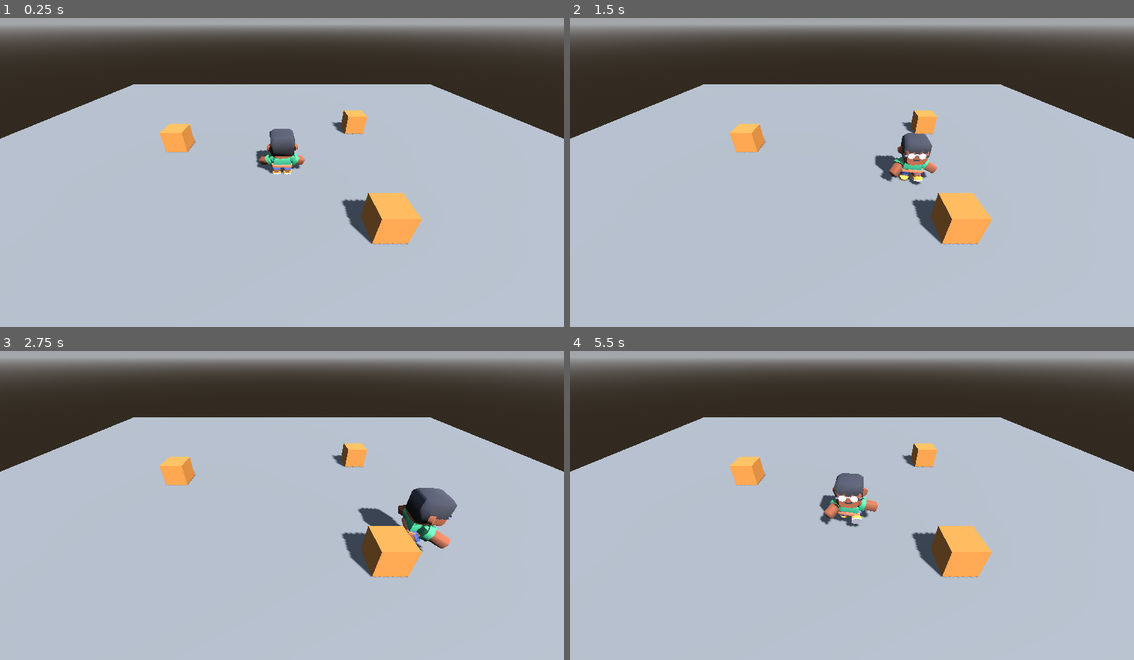
Above: before the commit, frames 1-4 (two rows, left to right).
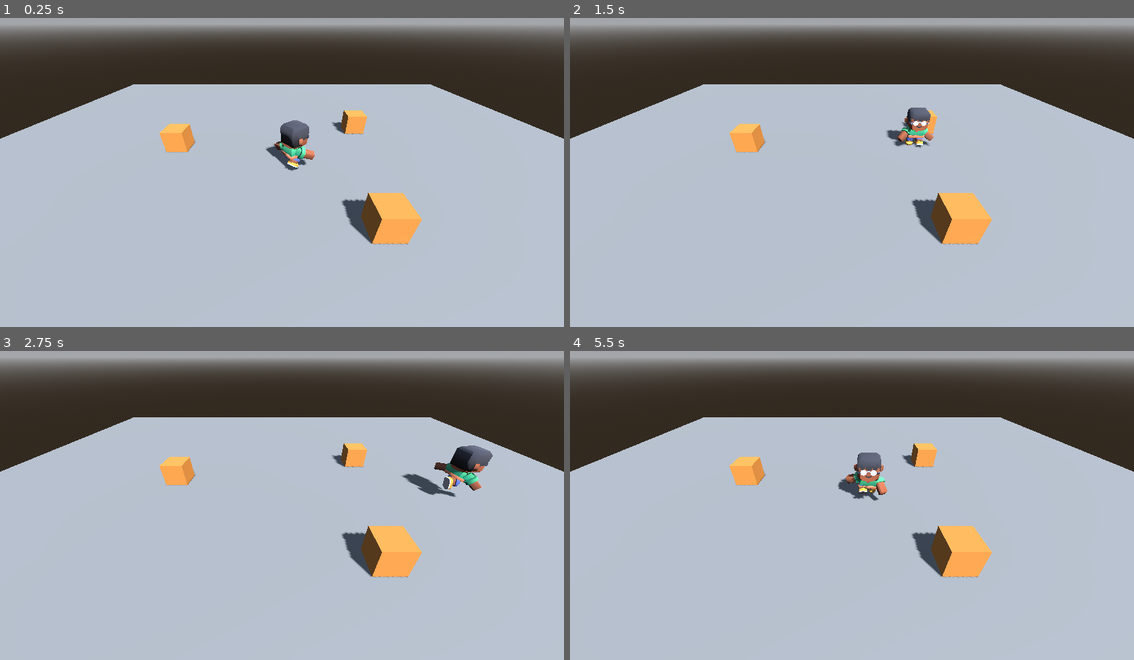
Above: after the commit, the same moments.

Repository: JuanfeR4m/InThePolice
Game: Godot game, scene res://main.tscn
Same seed, same stepped clock (60 frames per second), same inputs: the game is played once before the commit and once after it.
Inputs:
- Up to frame 1 (0.25 s): no input
- Up to frame 2 (1.5 s): hold D (move_right) 0.53-1.28 s; hold Shift (correr, bound only after the commit) 0.53-1.28 s; hold S (move_down) from 1.28 s (still down); tap Shift (correr, bound only after the commit) at 1.35 s
- Up to frame 3 (2.75 s): release S (move_down) at 2.03 s; hold D (move_right) from 2.03 s (still down); hold Shift (correr, bound only after the commit) from 2.03 s (still down)
- Up to frame 4 (5.5 s): release D (move_right) at 2.78 s; release Shift (correr, bound only after the commit) at 2.78 s; hold W (move_up) 2.78-3.53 s; tap Shift (correr, bound only after the commit) at 2.85, 4.35 s; hold Shift (correr, bound only after the commit) 3.53-4.28 s; hold A (move_left) 3.53-5.03 s; hold S (move_down) from 5.03 s (still down); hold Shift (correr, bound only after the commit) from 5.03 s (still down)

The runs differ from the first frame. In frame 1, 1.2% of the frame differs, in the area x 45-56%, y 33-51%; in frame 2, 1.6%; in frame 3, 2.7%, in the area x 63-88%, y 30-66%; in frame 4, 1.7%.

Commit message:
T7 N1 - Tarea A - correr y la diagonal

Diff:
--- a/main.tscn
+++ b/main.tscn
@@ -1,7 +1,7 @@
-[gd_scene format=3]
+[gd_scene format=3 uid="uid://cvcv7o80bsde"]
 
-[ext_resource type="Script" path="res://personaje.gd" id="1_pj"]
-[ext_resource type="PackedScene" path="res://personaje/character-male-a.glb" id="2_modelo"]
+[ext_resource type="Script" uid="uid://cchv43eug6720" path="res://personaje.gd" id="1_pj"]
+[ext_resource type="PackedScene" uid="uid://bkmexfnojlmxi" path="res://personaje/character-male-a.glb" id="2_modelo"]
 
 [sub_resource type="ProceduralSkyMaterial" id="CieloMat"]
 
@@ -18,77 +18,78 @@
 [sub_resource type="BoxShape3D" id="PisoForma"]
 size = Vector3(30, 0.2, 30)
 
+[sub_resource type="BoxMesh" id="CajaMalla"]
+
+[sub_resource type="StandardMaterial3D" id="CajaMat"]
+albedo_color = Color(0.85, 0.55, 0.25, 1)
+
+[sub_resource type="BoxShape3D" id="CajaForma"]
+
 [sub_resource type="CapsuleShape3D" id="Capsula"]
 radius = 0.35
 height = 1.75
 
-[sub_resource type="BoxMesh" id="CajaMalla"]
+[node name="Main" type="Node3D" unique_id=1034632057]
 
-[sub_resource type="BoxShape3D" id="CajaForma"]
-
-[sub_resource type="StandardMaterial3D" id="CajaMat"]
-albedo_color = Color(0.85, 0.55, 0.25, 1)
-
-[node name="Main" type="Node3D"]
-
-[node name="WorldEnvironment" type="WorldEnvironment" parent="."]
+[node name="WorldEnvironment" type="WorldEnvironment" parent="." unique_id=1776246404]
 environment = SubResource("Entorno")
 
-[node name="DirectionalLight3D" type="DirectionalLight3D" parent="."]
+[node name="DirectionalLight3D" type="DirectionalLight3D" parent="." unique_id=1775150563]
 transform = Transform3D(0.866025, -0.353553, 0.353553, 0, 0.707107, 0.707107, -0.5, -0.612372, 0.612372, 0, 6, 0)
 shadow_enabled = true
 
-[node name="Suelo" type="StaticBody3D" parent="."]
+[node name="Suelo" type="StaticBody3D" parent="." unique_id=1050782068]
 
-[node name="MeshInstance3D" type="MeshInstance3D" parent="Suelo"]
+[node name="MeshInstance3D" type="MeshInstance3D" parent="Suelo" unique_id=1032300718]
 mesh = SubResource("PisoMalla")
 
-[node name="CollisionShape3D" type="CollisionShape3D" parent="Suelo"]
+[node name="CollisionShape3D" type="CollisionShape3D" parent="Suelo" unique_id=1761737342]
 transform = Transform3D(1, 0, 0, 0, 1, 0, 0, 0, 1, 0, -0.1, 0)
 shape = SubResource("PisoForma")
 
-[node name="Cajas" type="Node3D" parent="."]
+[node name="Cajas" type="Node3D" parent="." unique_id=849168194]
 
-[node name="Caja1" type="StaticBody3D" parent="Cajas"]
+[node name="Caja1" type="StaticBody3D" parent="Cajas" unique_id=24474419]
 transform = Transform3D(1, 0, 0, 0, 1, 0, 0, 0, 1, 4, 0.5, -4)
 
-[node name="MeshInstance3D" type="MeshInstance3D" parent="Cajas/Caja1"]
+[node name="MeshInstance3D" type="MeshInstance3D" parent="Cajas/Caja1" unique_id=581659405]
 mesh = SubResource("CajaMalla")
 surface_material_override/0 = SubResource("CajaMat")
 
-[node name="CollisionShape3D" type="CollisionShape3D" parent="Cajas/Caja1"]
+[node name="CollisionShape3D" type="CollisionShape3D" parent="Cajas/Caja1" unique_id=1392492599]
 shape = SubResource("CajaForma")
 
-[node name="Caja2" type="StaticBody3D" parent="Cajas"]
+[node name="Caja2" type="StaticBody3D" parent="Cajas" unique_id=241773662]
 transform = Transform3D(1, 0, 0, 0, 1, 0, 0, 0, 1, -5, 0.5, -2)
 
-[node name="MeshInstance3D" type="MeshInstance3D" parent="Cajas/Caja2"]
+[node name="MeshInstance3D" type="MeshInstance3D" parent="Cajas/Caja2" unique_id=1533147405]
 mesh = SubResource("CajaMalla")
 surface_material_override/0 = SubResource("CajaMat")
 
-[node name="CollisionShape3D" type="CollisionShape3D" parent="Cajas/Caja2"]
+[node name="CollisionShape3D" type="CollisionShape3D" parent="Cajas/Caja2" unique_id=141793354]
 shape = SubResource("CajaForma")
 
-[node name="Caja3" type="StaticBody3D" parent="Cajas"]
+[node name="Caja3" type="StaticBody3D" parent="Cajas" unique_id=2002946793]
 transform = Transform3D(1, 0, 0, 0, 1, 0, 0, 0, 1, 3, 0.5, 3)
 
-[node name="MeshInstance3D" type="MeshInstance3D" parent="Cajas/Caja3"]
+[node name="MeshInstance3D" type="MeshInstance3D" parent="Cajas/Caja3" unique_id=2141450005]
 mesh = SubResource("CajaMalla")
 surface_material_override/0 = SubResource("CajaMat")
 
-[node name="CollisionShape3D" type="CollisionShape3D" parent="Cajas/Caja3"]
+[node name="CollisionShape3D" type="CollisionShape3D" parent="Cajas/Caja3" unique_id=65109076]
 shape = SubResource("CajaForma")
 
-[node name="Camera3D" type="Camera3D" parent="."]
-transform = Transform3D(1, 0, 0, 0, 0.819152, 0.573576, 0, -0.573576, 0.819152, 0, 5, 7)
+[node name="Camera3D" type="Camera3D" parent="." unique_id=947433827]
+transform = Transform3D(1, 0, 0, 0, 0.8191518, 0.5735763, 0, -0.5735763, 0.8191518, 0, 5, 7)
 
-[node name="Personaje" type="CharacterBody3D" parent="." node_paths=PackedStringArray("camara")]
+[node name="Personaje" type="CharacterBody3D" parent="." unique_id=1845449479 node_paths=PackedStringArray("camara")]
 script = ExtResource("1_pj")
 camara = NodePath("../Camera3D")
+prueba = 6
 
-[node name="CollisionShape3D" type="CollisionShape3D" parent="Personaje"]
+[node name="CollisionShape3D" type="CollisionShape3D" parent="Personaje" unique_id=982192723]
 transform = Transform3D(1, 0, 0, 0, 1, 0, 0, 0, 1, 0, 0.875, 0)
 shape = SubResource("Capsula")
 
-[node name="Modelo" parent="Personaje" instance=ExtResource("2_modelo")]
+[node name="Modelo" parent="Personaje" unique_id=1353549465 instance=ExtResource("2_modelo")]
 transform = Transform3D(-2.6, 0, 0, 0, 2.6, 0, 0, 0, -2.6, 0, 0, 0)
--- a/personaje.gd
+++ b/personaje.gd
@@ -1,7 +1,8 @@
 extends CharacterBody3D
 
 @export var camara: Camera3D
-@export var speed = 3.0
+@export var speed_caminar = 3.0
+@export var speed_correr = 6.0
 @onready var anim = $Modelo/AnimationPlayer
 
 # Enchufes: otros scripts (las acciones del juego) cambian estas tres variables.
@@ -21,9 +22,11 @@
 	var input_dir = Input.get_vector("move_left", "move_right",
 		"move_up", "move_down")
 	var entrada = Vector3(input_dir.x, 0.0, input_dir.y)
-	var direction = camara.global_basis * entrada
-	direction.y = 0.0
-	direction = direction.normalized()
+	var giro_cam = camara.global_rotation.y
+	var direction = entrada.rotated(Vector3.UP, giro_cam).normalized()
+
+	var corre = Input.is_action_pressed("correr")
+	var speed = speed_correr if corre else speed_caminar
 
 	velocity.x = direction.x * speed * multiplicador + empuje.x
 	velocity.z = direction.z * speed * multiplicador + empuje.z
@@ -32,6 +35,8 @@
 		basis = Basis.looking_at(direction)
 	if accion != "":
 		anim.play(accion)
+	elif direction.length() > 0 and corre:
+		anim.play("sprint")
 	elif direction.length() > 0:
 		anim.play("walk")
 	else:
@@ -48,7 +53,7 @@
 # en el panel Output. La última línea de _physics_process() es _prueba().
 # ---------------------------------------------------------------------------
 @export_enum("Ninguna", "Avanzar 60 cuadros", "Avanzar 60 y soltar", "Avanzar y la acción desde el cuadro 30", "Mantener la acción 2 s", "Avanzar con la acción 60 cuadros", "Diagonal W+D 60 cuadros") var prueba = 0
-@export var accion_prueba = ""
+@export var accion_prueba = "correr"
 var _cuadro = 0
 var _termino = false
 var _y_max = 0.0
--- a/project.godot
+++ b/project.godot
@@ -41,6 +41,11 @@
 , Object(InputEventKey,"resource_local_to_scene":false,"resource_name":"","device":-1,"window_id":0,"alt_pressed":false …(186 unchanged characters)…
 ]
 }
+correr={
+"deadzone": 0.2,
+"events": [Object(InputEventKey,"resource_local_to_scene":false,"resource_name":"","device":-1,"window_id":0,"alt_pressed":false,"shift_pressed":false,"ctrl_pressed":false,"meta_pressed":false,"pressed":false,"keycode":0,"physical_keycode":4194325,"key_label":0,"unicode":0,"location":0,"echo":false,"script":null)
+]
+}
 
 [physics]
 
